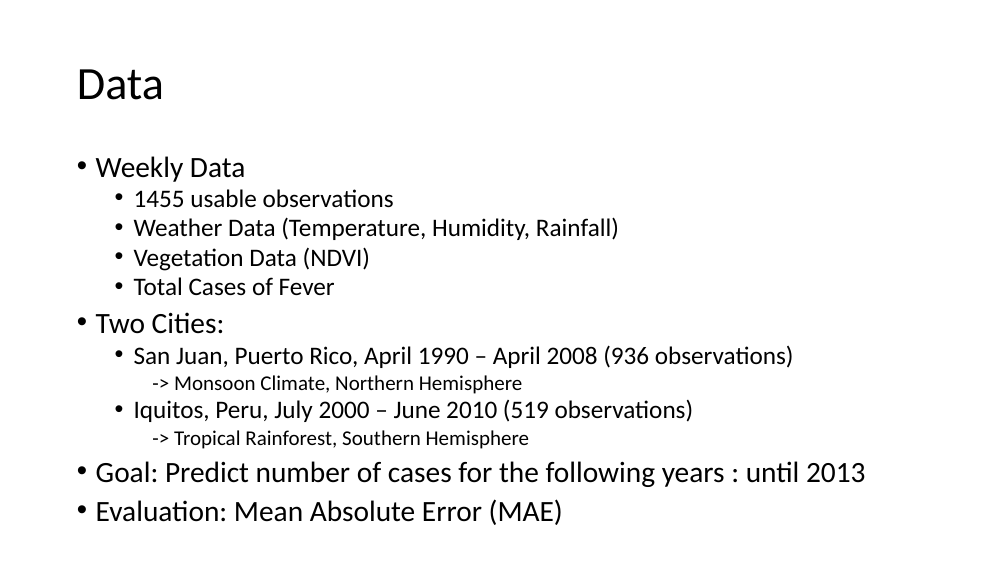
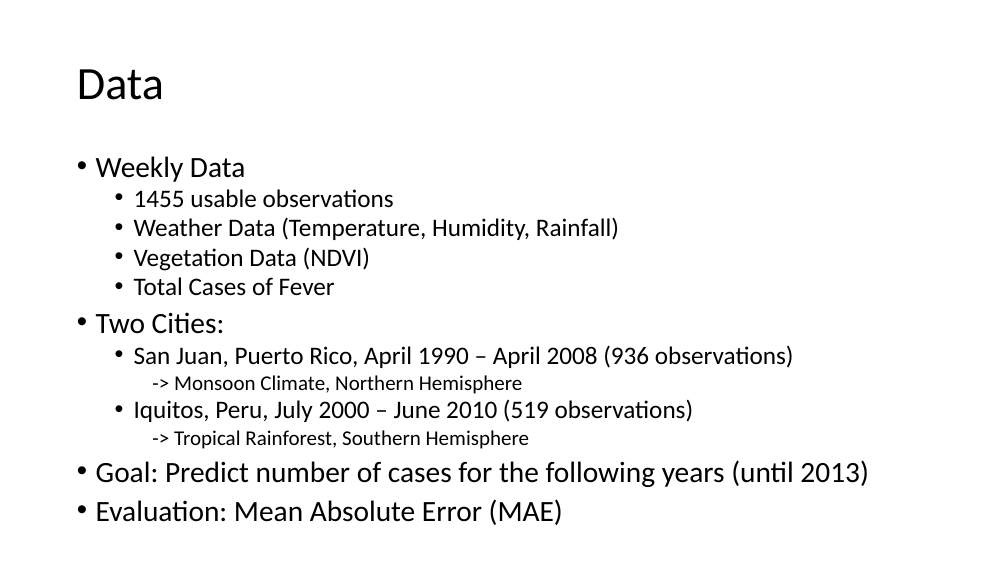
Before and after one commit to mariiader/adc_project, a slide deck: slide 3 of DengAI_PP_3.pptx. Drawn at 1008x567 pixels with LibreOffice and Linux fonts; fonts in the diff are those of the drawing. Boxes give left, top, right and bottom in pixels: in the first picture for what was removed or moved away, otherwise in the second. Text is boxed around its words. In the diff, an @@ line names an element or a change of style, - is before the commit and + after.

```diff
--- a/DengAI_PP_3.pptx
+++ b/DengAI_PP_3.pptx
@@ text at (96, 460, 868, 487): text changed @@
-• Goal: Predict number of cases for the following years : until 2013
+• Goal: Predict number of cases for the following years (until 2013)
```
Also in this commit, not shown: 8 other slides changed, 4 slides added, 3 slides removed, 14 other files.
